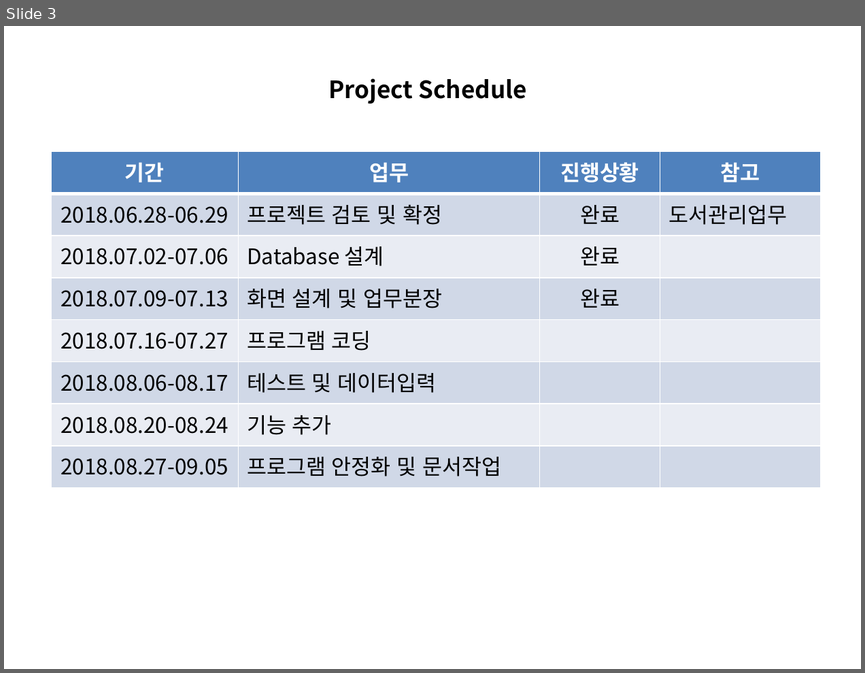
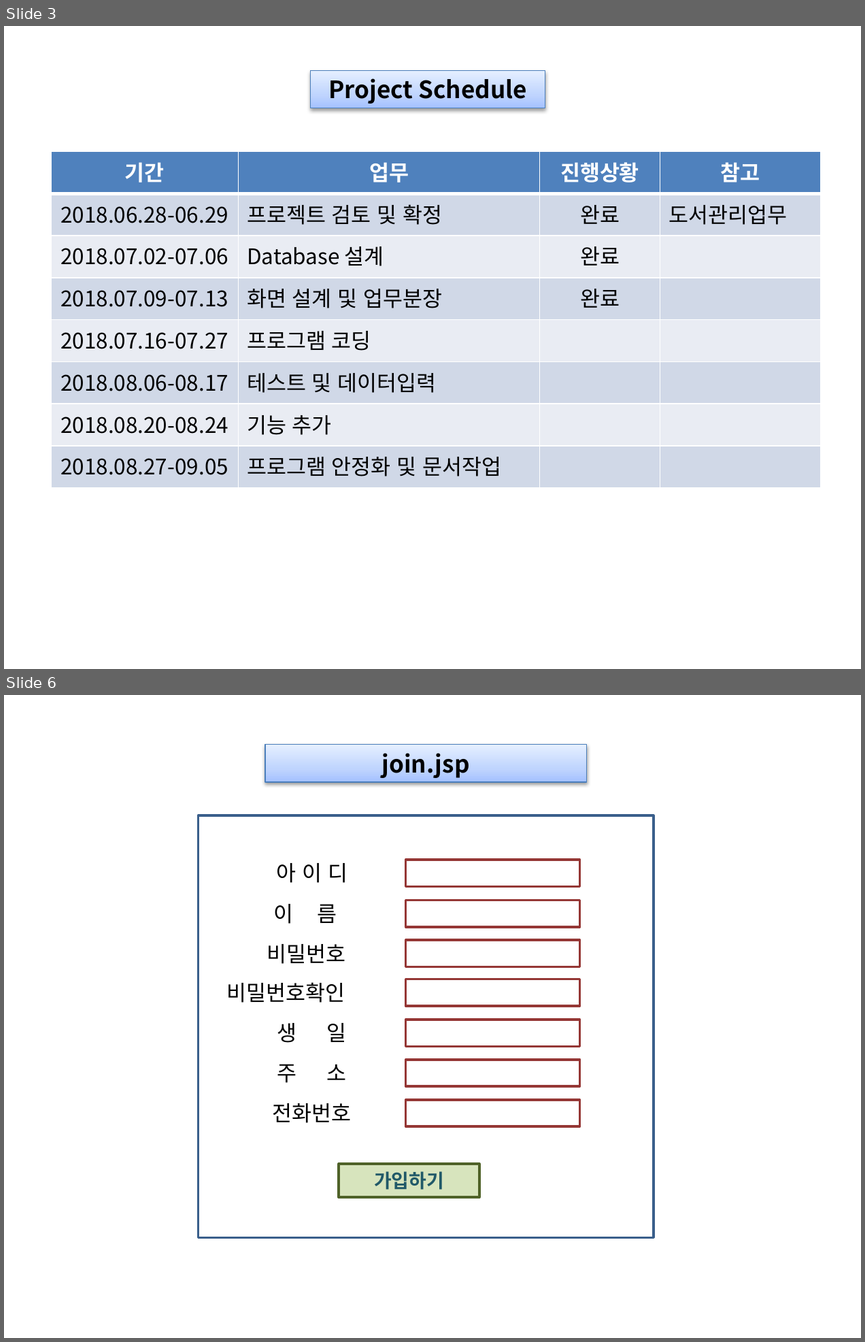
Before and after one commit to ppoyang/DreamLibrary, a slide deck: DreamLibrary.pptx. Shown one above the other, each under a label of ours: slide 3 before the commit, slides 3 and 6 after it; the slides between them are not shown. The pictures are 865x673 and 865x1342 pixels, drawn with LibreOffice and Linux fonts; fonts in the diff are those of the drawing. Boxes give left, top, right and bottom in pixels: in the first picture for what was removed or moved away, otherwise in the second. Text is boxed around its words. In the diff, an @@ line names an element or a change of style, - is before the commit and + after.

```diff
--- a/DreamLibrary.pptx
+++ b/DreamLibrary.pptx
@@ slide 6 added at [4, 695, 861, 1338], background #FFFFFF @@
@@ rectangle added at [265, 745, 587, 783], fill gradient #A4C4FF to #BFD4FF to #E6EEFF, outline #4B7EBC 0.75 pt, 20 pt, text #000000, bold @@
+join.jsp
@@ rectangle added at [198, 816, 653, 1238], outline #3A5F8C 2 pt @@
@@ text added at [277, 863, 347, 883], 18 pt, text #000000 @@
+아 이 디
@@ rectangle added at [406, 860, 580, 886], outline #953735 2 pt @@
@@ text added at [273, 904, 337, 923], 18 pt, text #000000 @@
+이 름
@@ rectangle added at [406, 900, 580, 926], outline #953735 2 pt @@
@@ text added at [266, 944, 345, 964], 18 pt, text #000000 @@
+비밀번호
@@ rectangle added at [406, 940, 580, 966], outline #953735 2 pt @@
@@ rectangle added at [406, 979, 580, 1005], outline #953735 2 pt @@
@@ text added at [226, 982, 345, 1002], 18 pt, text #000000 @@
+비밀번호확인
@@ rectangle added at [406, 1020, 580, 1047], outline #953735 2 pt @@
@@ text added at [277, 1023, 347, 1042], 18 pt, text #000000 @@
+생 일
@@ rectangle added at [406, 1059, 580, 1086], outline #953735 2 pt @@
@@ text added at [277, 1064, 347, 1083], 18 pt, text #000000 @@
+주 소
@@ rectangle added at [406, 1100, 580, 1126], outline #953735 2 pt @@
@@ text added at [273, 1103, 351, 1123], 18 pt, text #000000 @@
+전화번호
@@ rectangle added at [339, 1164, 479, 1197], fill #D7E4BD, outline #4F6228 2 pt, 16 pt, text #215968, bold @@
+가입하기
@@ slide 3 changed as well @@
@@ rectangle "Project Schedule": place and size @@
-rectangle "Project Schedule" at [328, 78, 526, 104]
+rectangle "Project Schedule" at [311, 71, 545, 108]
@@ rectangle "Project Schedule" at [311, 71, 545, 108]: fill none to gradient #A4C4FF to #BFD4FF to #E6EEFF; outline none to #4B7EBC 0.75 pt; shadow on @@
```
Also in this commit, not shown: 2 other slides changed, 4 other slides added, 1 other file.
